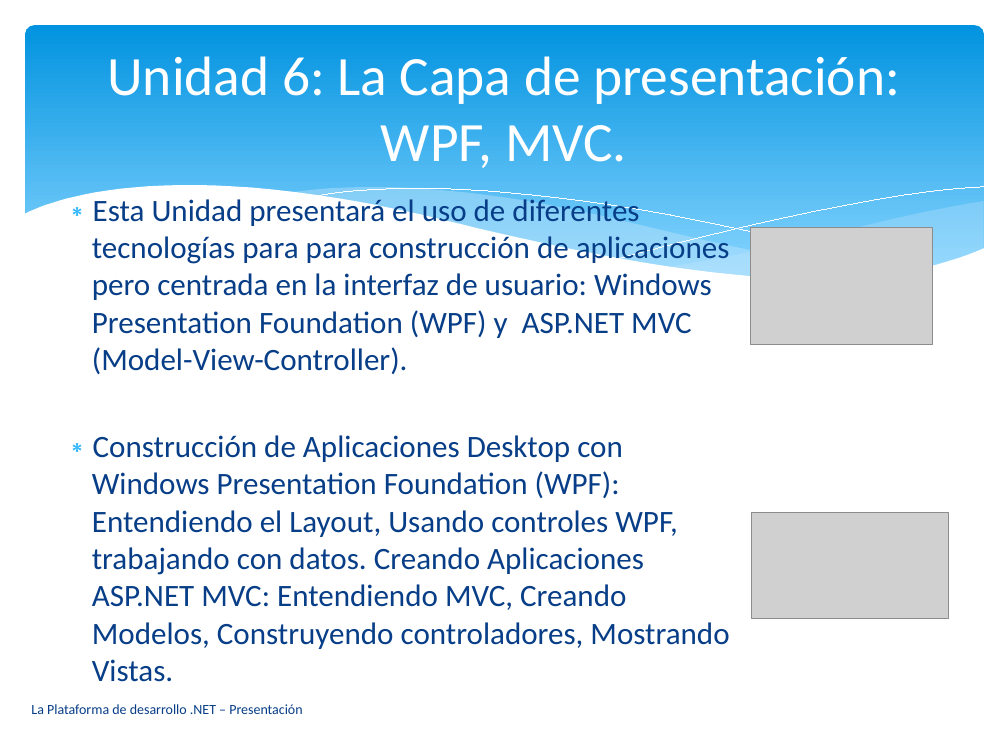
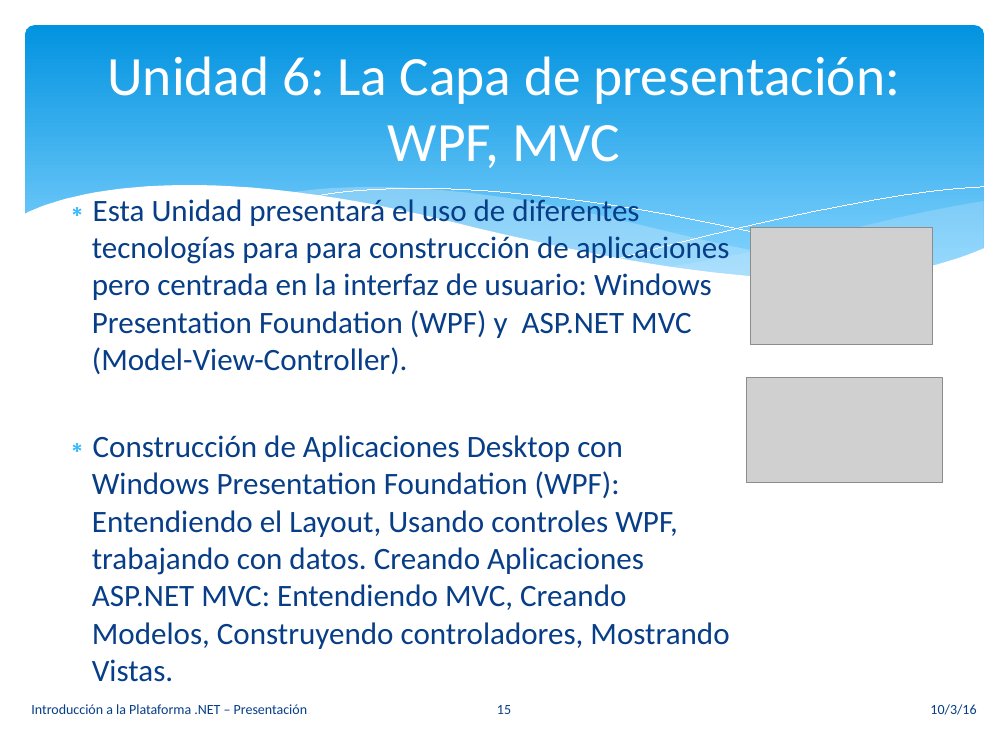
Before and after one commit to vvalotto/UADER-La-Plataforma-de-Desarrollo-.NET, a slide deck: slide 15 of Presentaciones/00. Presentacion - Introduccion a la Plataforma .NET.pptx. Drawn at 1008x756 pixels with LibreOffice and Linux fonts; fonts in the diff are those of the drawing; grey boxes stand for pictures. Boxes give left, top, right and bottom in pixels: in the first picture for what was removed or moved away, otherwise in the second. Text is boxed around its words. In the diff, an @@ line names an element or a change of style, - is before the commit and + after.

```diff
--- a/Presentaciones/00. Presentacion - Introduccion a la Plataforma .NET.pptx
+++ b/Presentaciones/00. Presentacion - Introduccion a la Plataforma .NET.pptx
@@ title at box(107, 56, 900, 168): text changed @@
-Unidad 6: La Capa de presentación: WPF, MVC.
+Unidad 6: La Capa de presentación: WPF, MVC
@@ picture: place and size @@
-picture at box(752, 513, 949, 619)
+picture at box(746, 378, 942, 484)
@@ text at box(31, 704, 307, 714): text changed @@
-La Plataforma de desarrollo .NET – Presentación
+Introducción a la Plataforma .NET – Presentación
@@ page number added at box(497, 705, 511, 714), 10 pt, text #073E87 @@
+15
@@ text added at box(930, 704, 976, 715), 10 pt, text #073E87 @@
+10/3/16
```
Also in this commit, not shown: 26 other slides changed.
